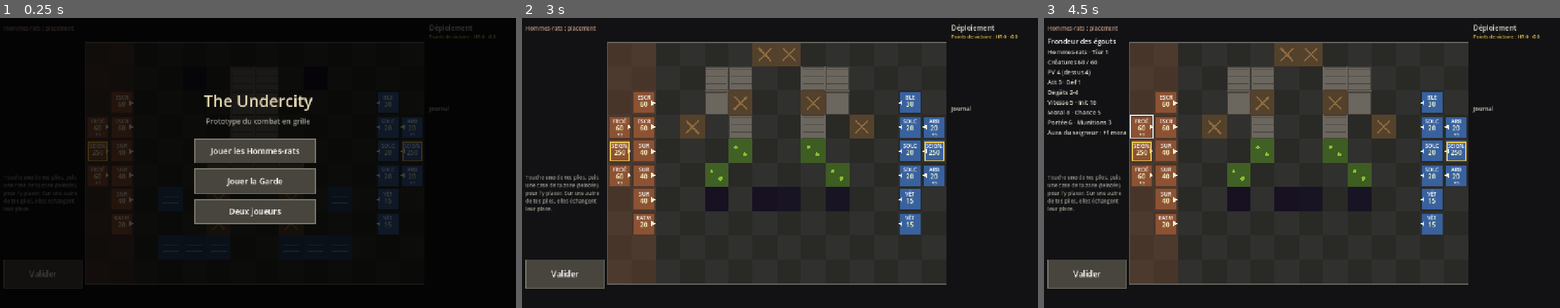
Above: before the commit, frames 1-3 (left to right).
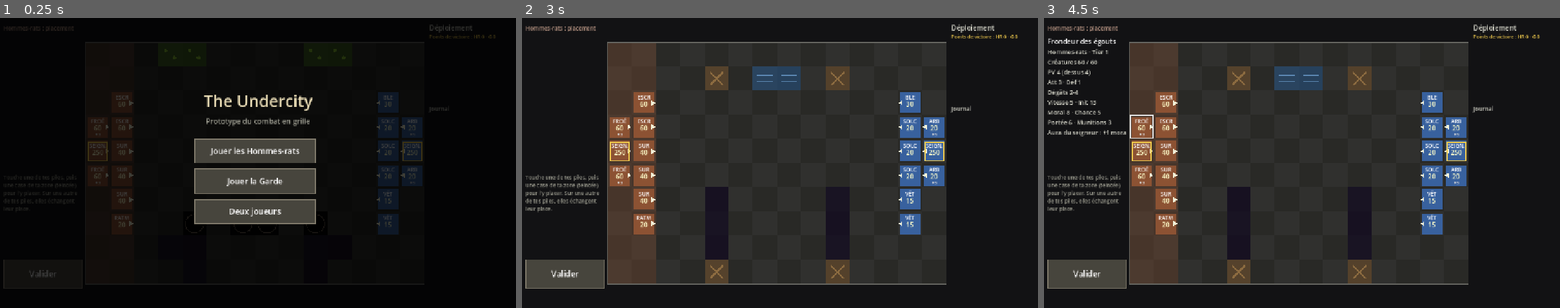
Above: after the commit, the same moments.

Repository: piratesamskipper/The-undercity
Game: Godot game, scene res://scenes/bataille.tscn
Two runs of this game, one before a commit and one after it. Both use one fixed random seed, a clock stepped at 60 frames per second and the inputs below.
Inputs (mouse positions are in pixels of both pictures, inside the frame that each line leads up to):
- Up to frame 1 (0.25 s): no input
- Up to frame 2 (3 s): tap Enter at 0.5, 2 s; move the mouse to (893, 148) at 0.52 s; click (893, 148) at 0.67 s; tap Space at 1.25, 2.75 s; move the mouse to (676, 177) at 1.27 s; click (676, 177) at 1.42 s; move the mouse to (831, 99) at 2.02 s; click (831, 99) at 2.17 s; move the mouse to (754, 221) at 2.77 s; click (754, 221) at 2.92 s
- Up to frame 3 (4.5 s): tap Enter at 3.5 s; move the mouse to (1456, 206) at 3.52 s; click (1456, 206) at 3.67 s; tap Space at 4.25 s; move the mouse to (1147, 119) at 4.27 s; click (1147, 119) at 4.42 s

The runs differ from the first frame. In frame 1, 0.3% of the frame differs, in the area x 31-68%, y 10-81%; in frame 2, 9.3%; in frame 3, 9.3%, in the area x 9-69%, y 8-92%.

Commit message:
Prototype : trous et cartes plus variées
- Nouveau terrain : trou (infranchissable, ne bloque pas les tirs)
- Chaque carte n'utilise que 2 à 4 types de terrain tirés au hasard

Co-Authored-By: Claude Opus 5.5 <noreply@anthropic.com>
Claude-Session: https://claude.ai/code/session_01PSidyHfdFpRYDiezgKu1U8

Diff:
--- a/jeu/scripts/bataille.gd
+++ b/jeu/scripts/bataille.gd
@@ -28,6 +28,7 @@
 const TERRAINS := {
 	"mur": [Color(0.42, 0.4, 0.37), 1.0, "Mur : infranchissable, bloque la ligne de vue."],
 	"obstacle": [Color(0.36, 0.27, 0.17), 0.85, "Obstacle : infranchissable, ne bloque pas les tirs."],
+	"trou": [Color(0.0, 0.0, 0.0), 0.9, "Trou : infranchissable, ne bloque pas les tirs."],
 	"eau": [Color(0.15, 0.32, 0.5), 0.6, "Eau : une case coûte 2 de vitesse (3 en diagonale)."],
 	"toxique": [Color(0.3, 0.5, 0.12), 0.6, "Égout toxique : -5 % des PV en fin de round pour la pile qui s'y trouve."],
 	"sombre": [Color(0.06, 0.03, 0.12), 0.7, "Zone sombre : tir vers ou depuis cette case x0,75."],
@@ -437,6 +438,9 @@
 			draw_line(r.position + Vector2(14, 14), r.end - Vector2(14, 14), Color(0.55, 0.42, 0.25), 4.0)
 			draw_line(Vector2(r.end.x - 14, r.position.y + 14), Vector2(r.position.x + 14, r.end.y - 14),
 					Color(0.55, 0.42, 0.25), 4.0)
+		"trou":
+			draw_circle(r.get_center(), TAILLE_CASE * 0.38, Color(0, 0, 0))
+			draw_arc(r.get_center(), TAILLE_CASE * 0.38, 0, TAU, 24, Color(0.35, 0.3, 0.25), 2.0)
 		"eau":
 			for k in 2:
 				var y := r.position.y + 22 + k * 16
--- a/jeu/scripts/combat.gd
+++ b/jeu/scripts/combat.gd
@@ -30,7 +30,8 @@
 var vainqueur := ""
 var rng := RandomNumberGenerator.new()
 var camps_gauche_droite: Array = []
-var terrain := {}             # case -> "mur" | "obstacle" | "eau" | "toxique" | "sombre"
+var terrain := {}             # case -> "mur" | "obstacle" | "trou" | "eau" | "toxique" | "sombre"
+var types_carte: Array = []   # types de terrain présents sur cette carte
 var seigneur_mort := {}       # camp -> vrai si son seigneur est tombé
 var points_victoire := {}     # camp -> points de victoire
 
@@ -480,7 +481,7 @@
 # --- Terrain -----------------------------------------------------------------
 
 static func bloque_type(t: String) -> bool:
-	return t == "mur" or t == "obstacle"
+	return t == "mur" or t == "obstacle" or t == "trou"
 
 
 func bloquee(c: Vector2i) -> bool:
@@ -549,23 +550,29 @@
 		terrain.clear()
 		var moitie := COLONNES / 2
 		var col_min := ZONE_DEPLOIEMENT + 1
-		# murs : 2 segments de 2 à 3 cases
-		for i in 2:
-			var c := Vector2i(rng.randi_range(col_min, moitie - 1), rng.randi_range(1, LIGNES - 2))
-			var dir := Vector2i(0, 1) if rng.randf() < 0.6 else Vector2i(1, 0)
-			for k in rng.randi_range(2, 3):
-				_poser(c + dir * k, "mur")
-		# obstacles isolés
-		for i in rng.randi_range(2, 3):
-			_poser(Vector2i(rng.randi_range(col_min, moitie - 1), rng.randi_range(0, LIGNES - 1)), "obstacle")
-		# taches d'eau, d'égout toxique et de zone sombre
-		for type in ["eau", "toxique", "sombre"]:
-			var centre := Vector2i(rng.randi_range(col_min, moitie - 1), rng.randi_range(0, LIGNES - 1))
-			var taille := rng.randi_range(2, 4) if type != "sombre" else 4
-			for k in taille:
-				var c: Vector2i = centre + Vector2i(rng.randi_range(-1, 1), rng.randi_range(-1, 1))
-				if not terrain.has(c):
-					_poser(c, type)
+		# chaque carte n'utilise que 2 à 4 types de terrain, tirés au hasard
+		var types := ["mur", "obstacle", "trou", "eau", "toxique", "sombre"]
+		types.shuffle()
+		types = types.slice(0, rng.randi_range(2, 4))
+		types_carte = types
+		for type in types:
+			match type:
+				"mur":   # 2 segments de 2 à 3 cases
+					for i in 2:
+						var c := Vector2i(rng.randi_range(col_min, moitie - 1), rng.randi_range(1, LIGNES - 2))
+						var dir := Vector2i(0, 1) if rng.randf() < 0.6 else Vector2i(1, 0)
+						for k in rng.randi_range(2, 3):
+							_poser(c + dir * k, "mur")
+				"obstacle":   # cases isolées
+					for i in rng.randi_range(2, 3):
+						_poser(Vector2i(rng.randi_range(col_min, moitie - 1), rng.randi_range(0, LIGNES - 1)), "obstacle")
+				_:   # taches : trou, eau, égout toxique, zone sombre
+					var centre := Vector2i(rng.randi_range(col_min, moitie - 1), rng.randi_range(0, LIGNES - 1))
+					var taille := 4 if type == "sombre" else rng.randi_range(2, 4)
+					for k in taille:
+						var c: Vector2i = centre + Vector2i(rng.randi_range(-1, 1), rng.randi_range(-1, 1))
+						if not terrain.has(c):
+							_poser(c, type)
 		# symétrie
 		for c in terrain.keys():
 			terrain[Vector2i(COLONNES - 1 - c.x, c.y)] = terrain[c]
